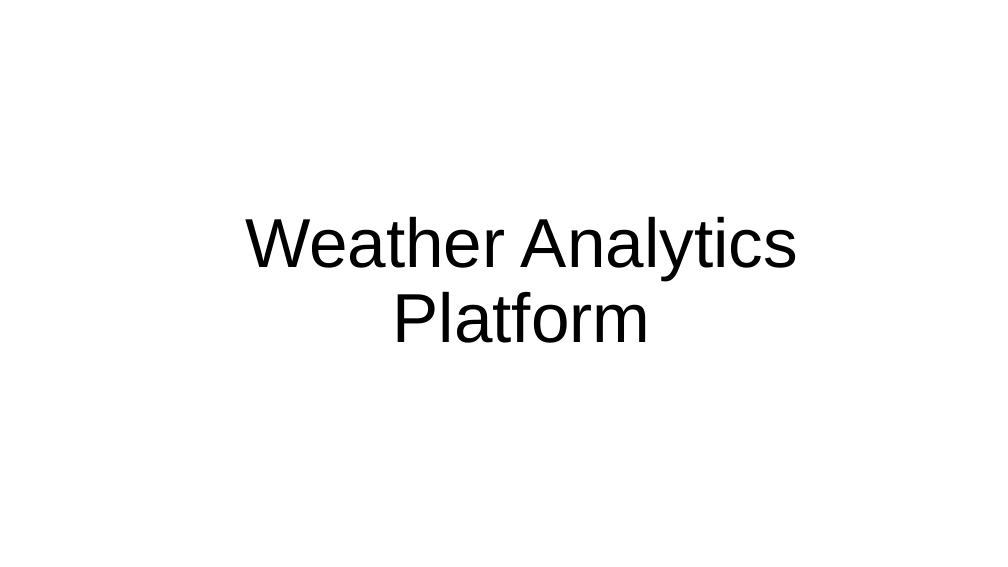
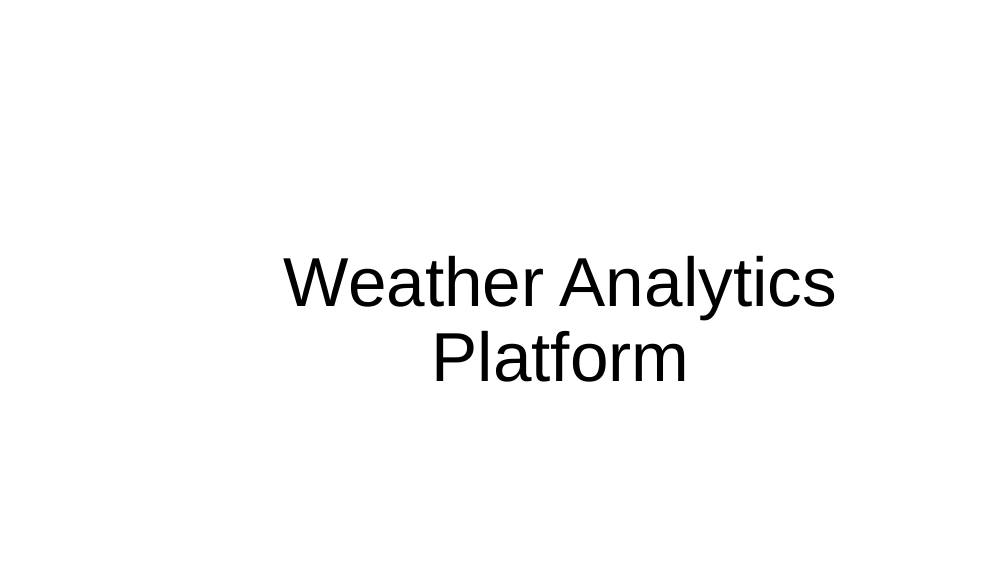
Before and after one commit to kdrewes/Weather-Analysis-Project, a slide deck: slide 1 of Weather Analytics Platform.pptx. Drawn at 1008x567 pixels with LibreOffice and Linux fonts; fonts in the diff are those of the drawing; background and template pictures are left out. Boxes give left, top, right and bottom in pixels: in the first picture for what was removed or moved away, otherwise in the second. Text is boxed around its words. In the diff, an @@ line names an element or a change of style, - is before the commit and + after.

```diff
--- a/Weather Analytics Platform.pptx
+++ b/Weather Analytics Platform.pptx
@@ title "Weather Analytics Platform": place and size @@
-title "Weather Analytics Platform" at [245,216,798,343]
+title "Weather Analytics Platform" at [284,255,837,382]
```
Also in this commit, not shown: 3 other slides changed, 1 other file.
